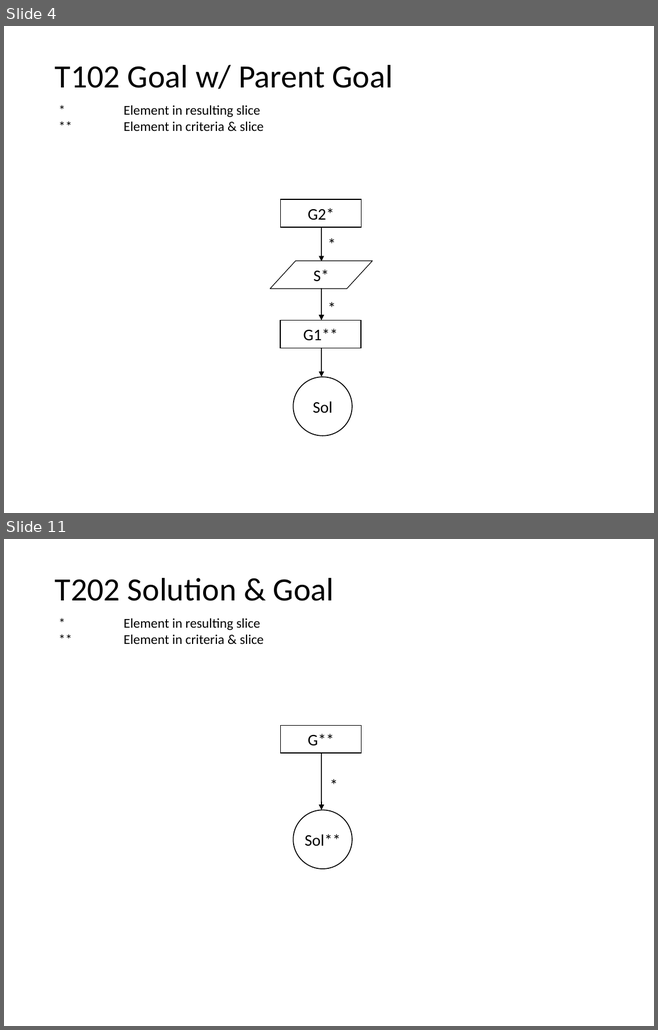
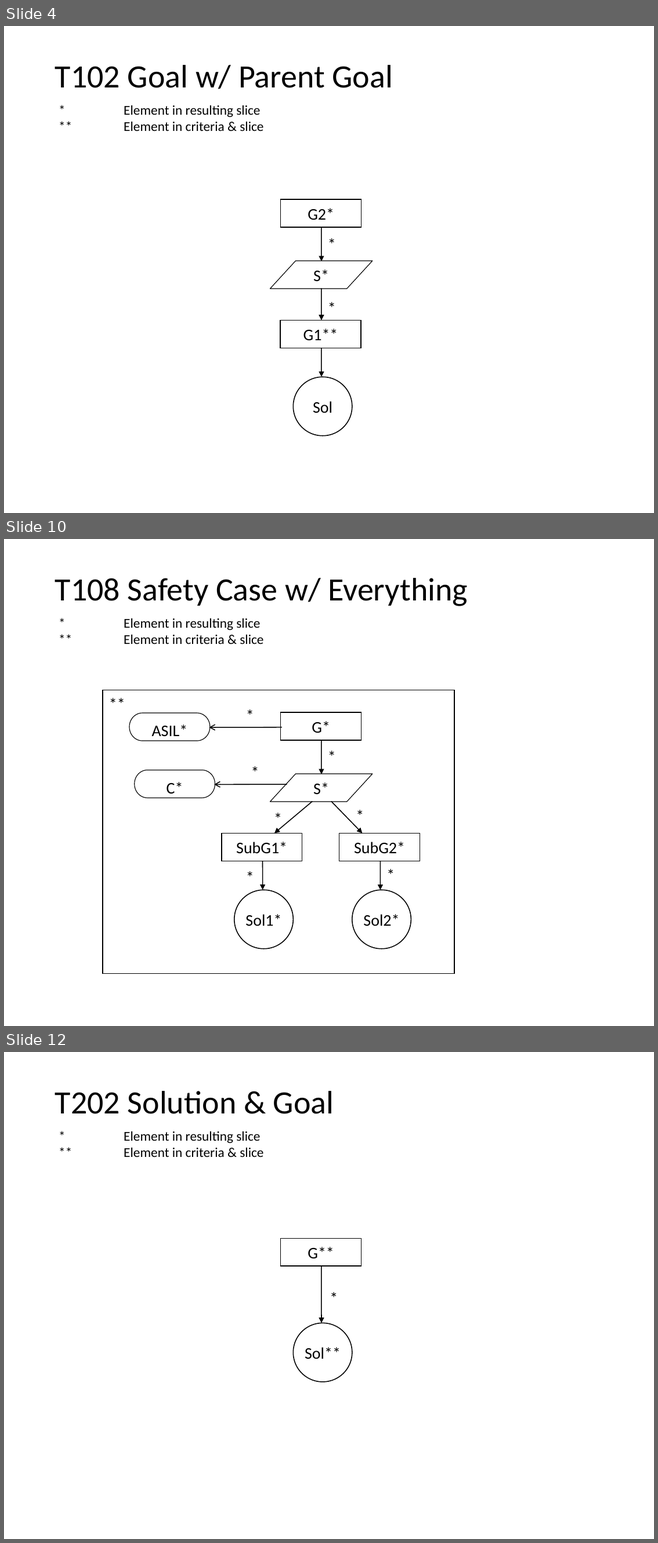
Before and after one commit to nlsfung/MMINT_Examples, a slide deck: GSNSliceRecheckTestSuite/TestSuite.ppt. Shown one above the other, each under a label of ours: slides 4 and 11 before the commit, slides 4, 10 and 12 after it; the slides between them are not shown. The pictures are 658x1030 and 658x1543 pixels, drawn with LibreOffice and Linux fonts; fonts in the diff are those of the drawing. Boxes give left, top, right and bottom in pixels: in the first picture for what was removed or moved away, otherwise in the second. Text is boxed around its words. In the diff, an @@ line names an element or a change of style, - is before the commit and + after.

```diff
--- a/GSNSliceRecheckTestSuite/TestSuite.ppt
+++ b/GSNSliceRecheckTestSuite/TestSuite.ppt
@@ slide 10 added at (x1=4, y1=539, x2=654, y2=1026), background #FFFFFF; not listed: 1 template element that a slide beside it also shows @@
@@ text added at (x1=55, y1=578, x2=467, y2=606), 36 pt, text #000000 @@
+T108 Safety Case w/ Everything
@@ rectangle added at (x1=103, y1=690, x2=454, y2=974), fill #FFFFFF, outline #000000 0.94 pt, 18 pt, text #000000 @@
+**
@@ text added at (x1=239, y1=702, x2=260, y2=728), 18 pt, text #000000 @@
+*
@@ rectangle added at (x1=281, y1=712, x2=361, y2=740), fill #FFFFFF, outline #000000 0.94 pt, 18 pt, text #000000 @@
+G*
@@ pill shape added at (x1=129, y1=713, x2=210, y2=741), fill #FFFFFF, outline #000000 0.74 pt, 18 pt, text #000000 @@
+ASIL*
@@ arrow added from (281, 727) to (209, 727), #000000 0.99 pt @@
@@ arrow added from (321, 740) to (321, 774), #000000 0.99 pt @@
@@ text added at (x1=321, y1=743, x2=342, y2=769), 18 pt, text #000000 @@
+*
@@ text added at (x1=244, y1=759, x2=265, y2=785), 18 pt, text #000000 @@
+*
@@ pill shape added at (x1=134, y1=770, x2=215, y2=798), fill #FFFFFF, outline #000000 0.74 pt, 18 pt, text #000000 @@
+C*
@@ parallelogram added at (x1=270, y1=774, x2=372, y2=802), fill #FFFFFF, outline #000000 0.74 pt, 18 pt, text #000000 @@
+S*
@@ arrow added from (286, 784) to (214, 784), #000000 0.99 pt @@
@@ text added at (x1=268, y1=805, x2=289, y2=831), 18 pt, text #000000 @@
+*
@@ arrow added from (312, 802) to (274, 833), #000000 0.99 pt @@
@@ arrow added from (331, 802) to (362, 833), #000000 0.99 pt @@
@@ text added at (x1=350, y1=803, x2=371, y2=829), 18 pt, text #000000 @@
+*
@@ rectangle added at (x1=221, y1=833, x2=302, y2=861), fill #FFFFFF, outline #000000 0.94 pt, 18 pt, text #000000 @@
+SubG1*
@@ rectangle added at (x1=339, y1=833, x2=420, y2=861), fill #FFFFFF, outline #000000 0.94 pt, 18 pt, text #000000 @@
+SubG2*
@@ text added at (x1=239, y1=864, x2=260, y2=890), 18 pt, text #000000 @@
+*
@@ arrow added from (263, 861) to (263, 890), #000000 0.99 pt @@
@@ arrow added from (380, 861) to (380, 890), #000000 0.99 pt @@
@@ text added at (x1=380, y1=861, x2=401, y2=887), 18 pt, text #000000 @@
+*
@@ ellipse added at (x1=234, y1=890, x2=293, y2=949), fill #FFFFFF, outline #000000 0.99 pt, 18 pt, text #000000 @@
+Sol1*
@@ ellipse added at (x1=352, y1=890, x2=411, y2=949), fill #FFFFFF, outline #000000 0.99 pt, 18 pt, text #000000 @@
+Sol2*
@@ what was slide 11 is now slide 12 @@
```
Also in this commit, not shown: 5 slides changed, 4 other slides added, 31 other files.
